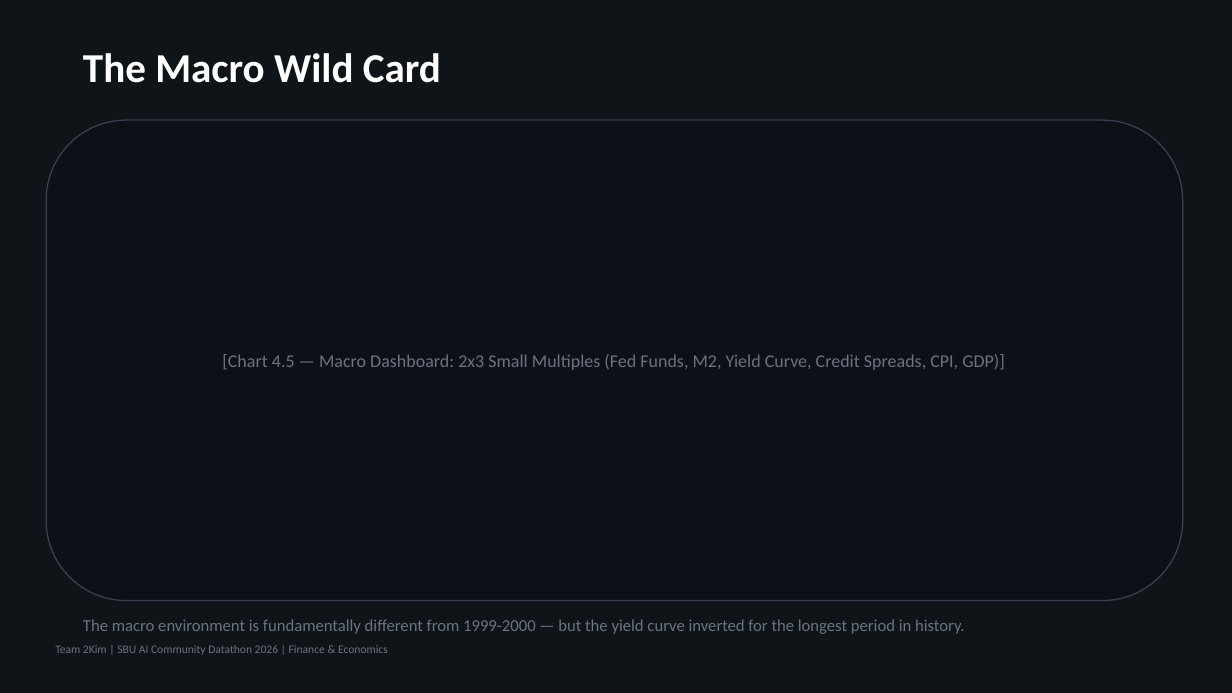
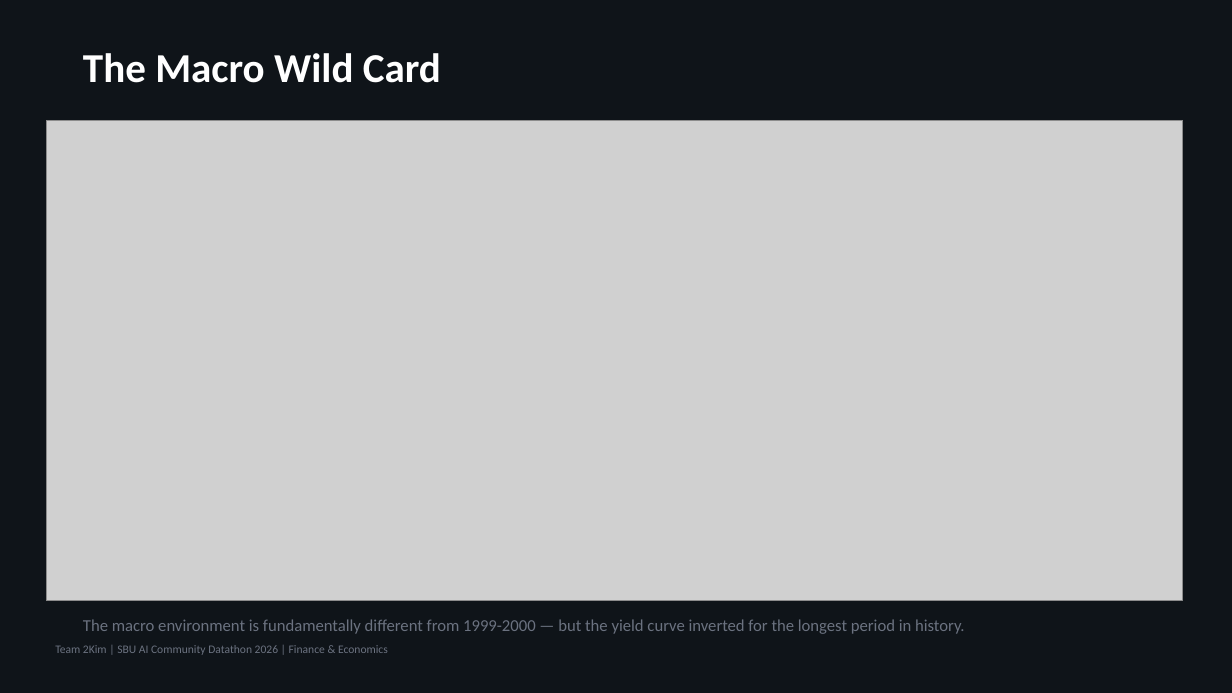
Before and after one commit to jimbo111/datathon26-2kim, a slide deck: slide 9 of submissions/2kim_finance_slides.pptx. Drawn at 1232x693 pixels with LibreOffice and Linux fonts; fonts in the diff are those of the drawing; grey boxes stand for pictures. Boxes give left, top, right and bottom in pixels: in the first picture for what was removed or moved away, otherwise in the second. Text is boxed around its words. In the diff, an @@ line names an element or a change of style, - is before the commit and + after.

```diff
--- a/submissions/2kim_finance_slides.pptx
+++ b/submissions/2kim_finance_slides.pptx
@@ rounded rectangle removed at (46,120,1183,601) @@
-[Chart 4.5 — Macro Dashboard: 2x3 Small Multiples (Fed Funds, M2, Yield Curve, Credit Spreads, CPI, GDP)]
@@ picture added at (46,120,1183,601) @@
```
Also in this commit, not shown: 7 other slides changed, 1 other file.
